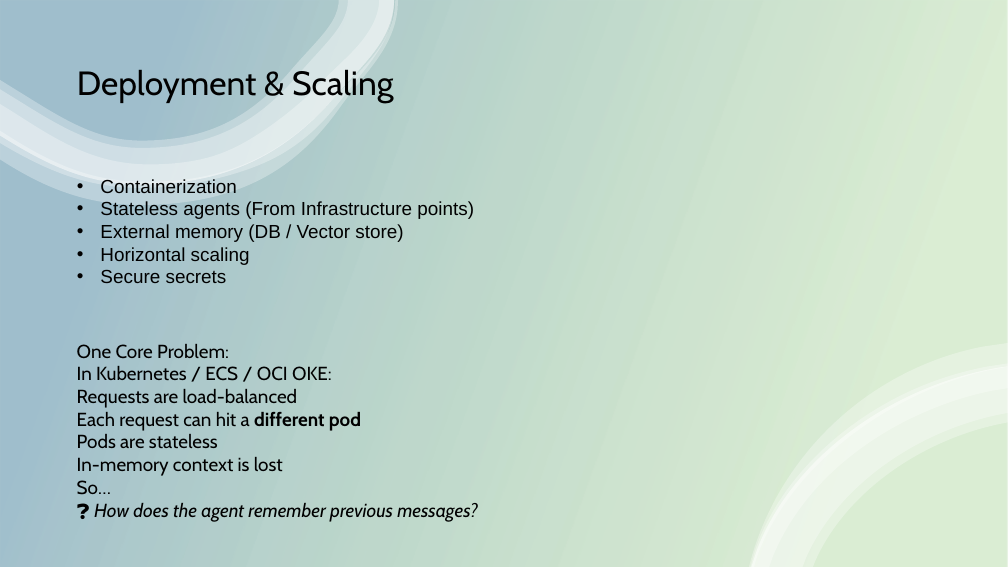
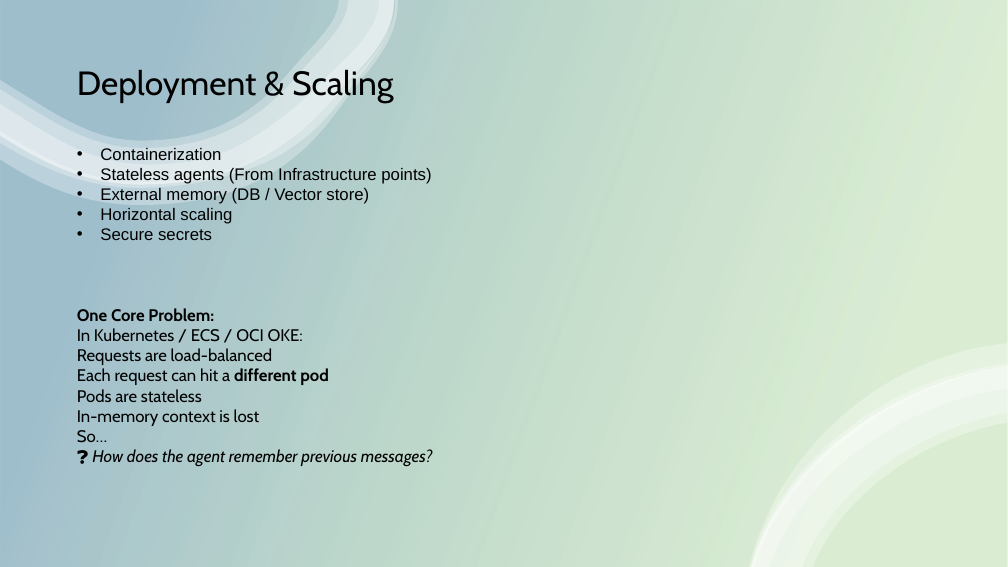
Before and after one commit to aklankdiwakar/BootcampLangGraph, a slide deck: slide 8 of PresentationBootCamp.pptx (slide 6 before the commit). Drawn at 1008x567 pixels with LibreOffice and Linux fonts; fonts in the diff are those of the drawing. Boxes give left, top, right and bottom in pixels: in the first picture for what was removed or moved away, otherwise in the second. Text is boxed around its words. In the diff, an @@ line names an element or a change of style, - is before the commit and + after.

Commit message:
Updating presentation

```diff
--- a/PresentationBootCamp.pptx
+++ b/PresentationBootCamp.pptx
@@ text "Containerization": place and size @@
-text "Containerization" at [100, 178, 474, 283]
+text "Containerization" at [77, 147, 433, 466]
@@ text at [100, 147, 431, 240]: size 18 to 16 pt in "Containerization", "Stateless agents (From Infrastructure points)", "External memory (DB / Vector store)", "Horizontal scaling" and 1 more places @@
@@ text at [77, 308, 433, 466]: paragraphs added @@
+One Core Problem:
+In Kubernetes / ECS / OCI OKE:
+Requests are load-balanced
+Each request can hit a different pod
+Pods are stateless
+In-memory context is lost
+So…
+❓ How does the agent remember previous messages?
@@ text removed at [77, 344, 478, 522] @@
-One Core Problem:
-In Kubernetes / ECS / OCI OKE:
-Requests are load-balanced
-Each request can hit a different pod
-Pods are stateless
-In-memory context is lost
-So…
-❓ How does the agent remember previous messages?
```
Also in this commit, not shown: 5 other slides changed, 4 slides added.
